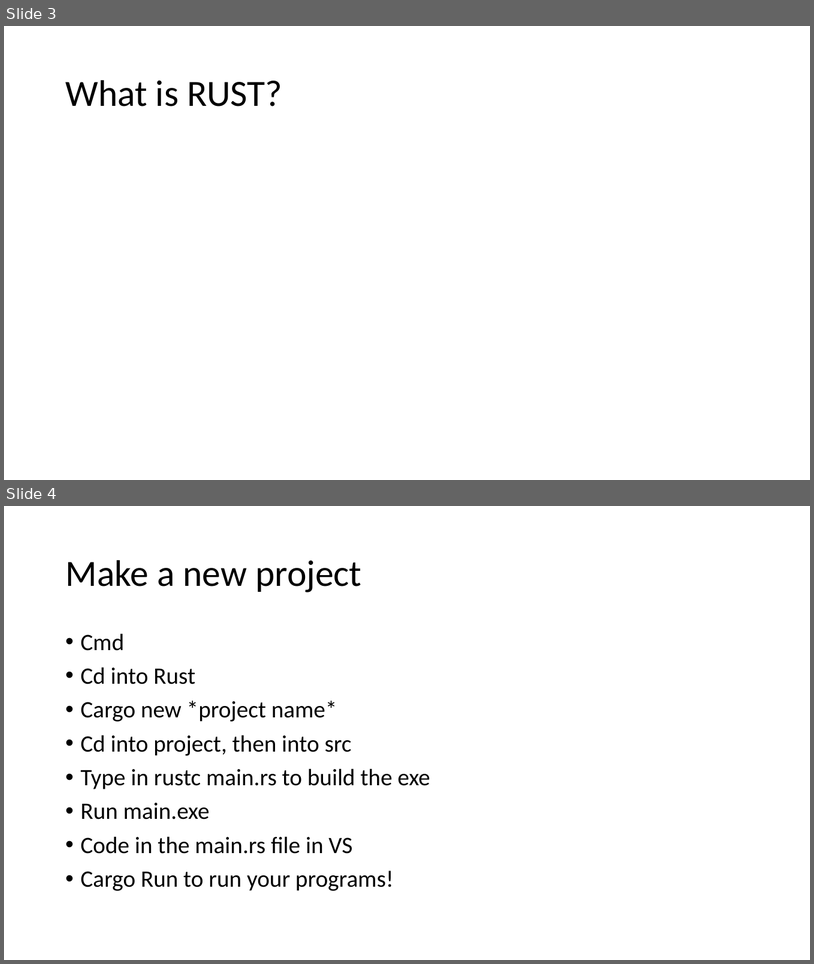
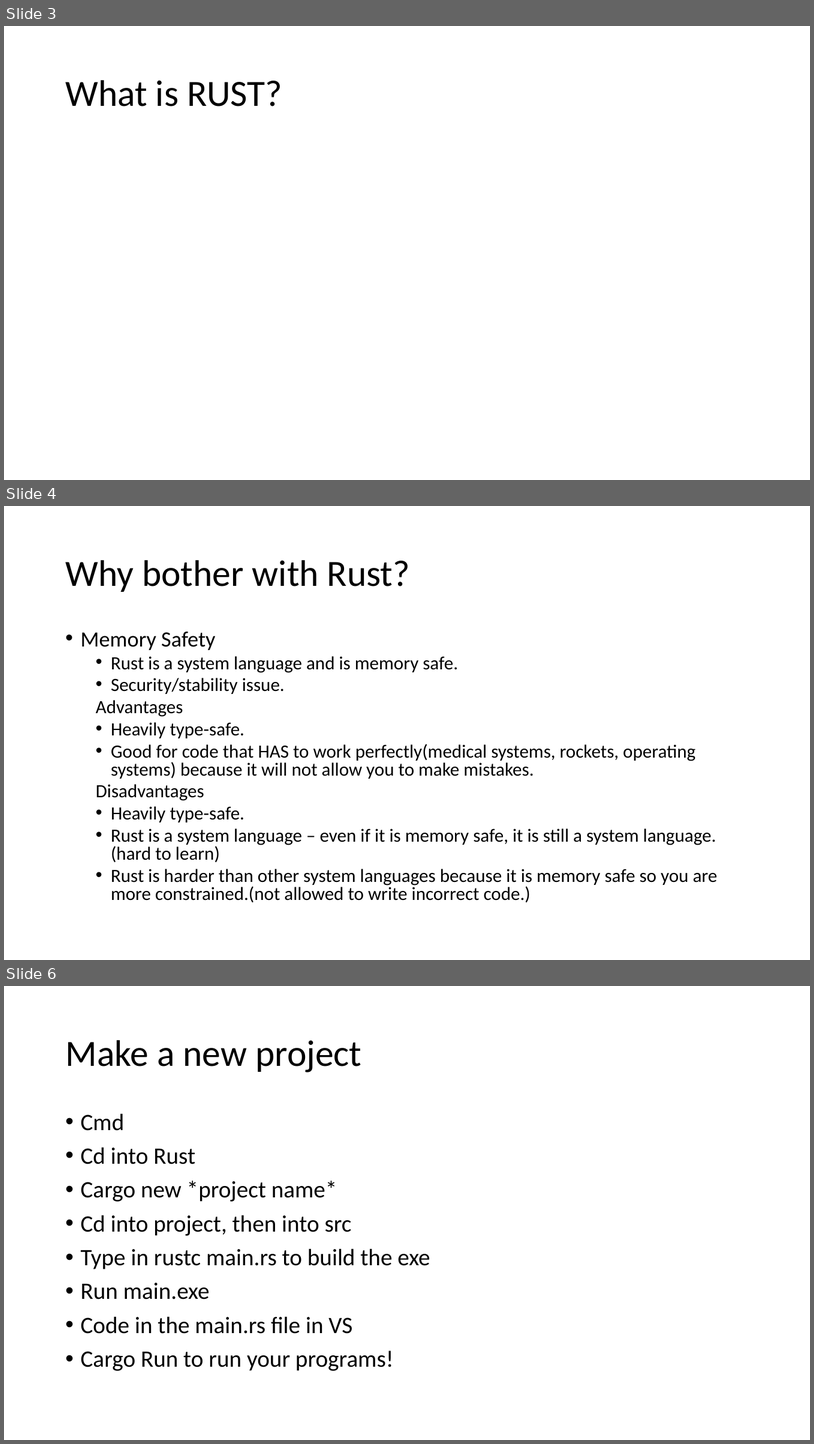
Before and after one commit to AlexbMitchelmore/WebDevRust, a slide deck: RUST.pptx. Shown one above the other, each under a label of ours: slides 3 and 4 before the commit, slides 3, 4 and 6 after it; the slides between them are not shown. The pictures are 814x964 and 814x1444 pixels, drawn with LibreOffice and Linux fonts; fonts in the diff are those of the drawing. Boxes give left, top, right and bottom in pixels: in the first picture for what was removed or moved away, otherwise in the second. Text is boxed around its words. In the diff, an @@ line names an element or a change of style, - is before the commit and + after.

```diff
--- a/RUST.pptx
+++ b/RUST.pptx
@@ slide 4 added at box(4, 506, 810, 960), background #FFFFFF @@
@@ title added at box(65, 560, 410, 592), 44 pt, text #000000 @@
+Why bother with Rust?
@@ text added at box(81, 631, 718, 902), 22.2 pt, text #000000 @@
+• Memory Safety
+  • Rust is a system language and is memory safe.
+  • Security/stability issue.
+  Advantages
+  • Heavily type-safe.
+  • Good for code that HAS to work perfectly(medical systems, rockets, operating systems) because it will not allow you to make mistakes.
+  Disadvantages
+  • Heavily type-safe.
+  • Rust is a system language – even if it is memory safe, it is still a system language. (hard to learn)
+  • Rust is harder than other system languages because it is memory safe so you are more constrained.(not allowed to write incorrect code.)
@@ what was slide 4 is now slide 6 @@
```
Also in this commit, not shown: 1 other slide added.
